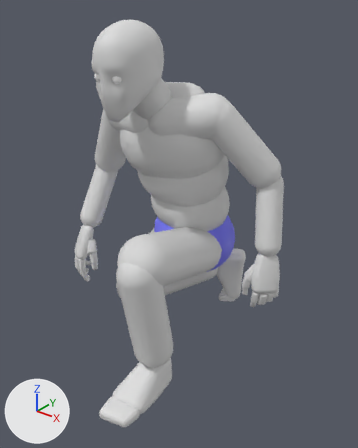
A saved change to the FBX model ContentSources/Blender/ExportedFbx/SkeletalMesh/Als/Anim/A_Als_Masculine_Poses.fbx.
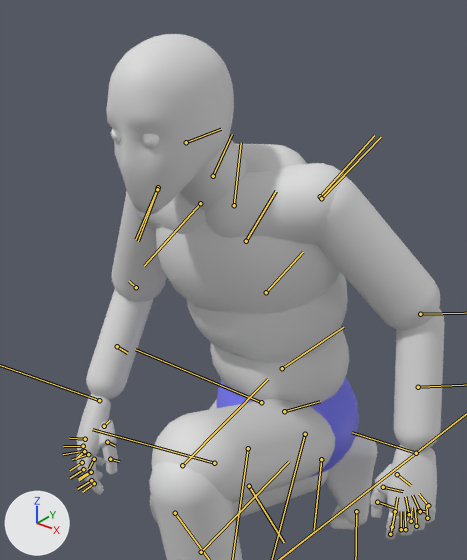
Each version appears first whole from a 50 mm lens placed at (1.067, -1.24, 1.314), pointed at (0.066, 0.01, 0.538), and next in a close-up on the part from 9% to 83% of the width and 0% to 71% of the height. The lights are fixed; the arrows at lower left show +X, +Y and +Z. Both versions are drawn at frame 5 of the action 'Scene'; the numbers are the values there. The bones that bend it are drawn over the model as lines in the close-ups.

Objects in the first close-up: 'SKM_Als'.
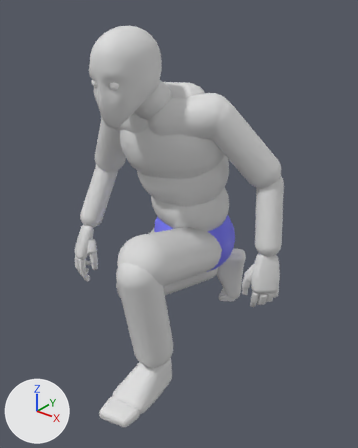
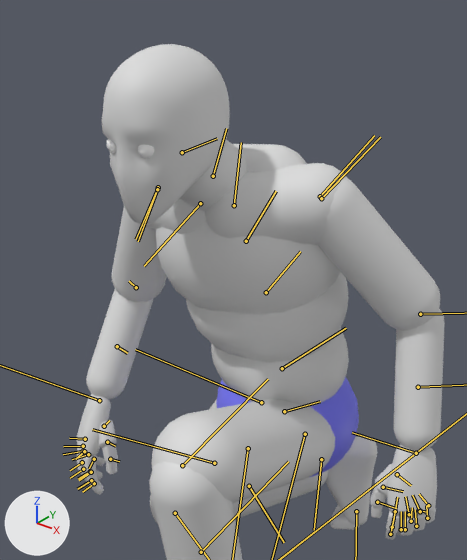
Where the change shows, as pixel boxes (x1, y1, x2, y2) in the close-ups (467 x 560 px):
```json
{"object": "SKM_Als", "change": "posed", "before": [76, 34, 445, 560], "after": [76, 44, 445, 560]}
{"bone": "spine_01", "before": "(282, 368) to (343, 327)", "after": "(282, 368) to (346, 328)"}
{"bone": "spine_02", "before": "(266, 292) to (303, 252)", "after": "(266, 292) to (300, 251)"}
{"bone": "neck_01", "before": "(213, 176) to (232, 134)", "after": "(213, 176) to (226, 128)"}
{"bone": "head", "before": "(186, 142) to (221, 129)", "after": "(182, 152) to (217, 138)"}
```

Edits to the scene script, one JSON object a line:
```json
{"block": "bone_spine_01", "where": "bone_spine_01 = bpy.data.objects['Armature'].pose.bones['spine_01']  # child of 'pelvis'"}
{"op": "set", "path": "bone_spine_01.rotation_quaternion", "old": "(0.984, 0.075, 0.019, -0.163)", "new": "(0.985, 0.053, 0.023, -0.163)", "note": "degrees (8, 4, -19) -> degrees (6, 4, -19)"}
{"block": "bone_spine_02", "where": "bone_spine_02 = bpy.data.objects['Armature'].pose.bones['spine_02']  # child of 'spine_01'"}
{"op": "set", "path": "bone_spine_02.rotation_quaternion", "old": "(0.988, 0.079, 0.002, -0.133)", "new": "(0.983, 0.126, 0.0, -0.133)", "note": "degrees (9, 1, -15) -> degrees (14, 2, -15)"}
{"block": "bone_spine_03", "where": "bone_spine_03 = bpy.data.objects['Armature'].pose.bones['spine_03']  # child of 'spine_02'"}
{"op": "set", "path": "bone_spine_03.rotation_quaternion", "old": "(0.995, 0.076, 0.01, -0.056)", "new": "(0.997, 0.051, 0.009, -0.056)", "note": "degrees (9, 2, -6) -> degrees (6, 1, -6)"}
{"block": "bone_neck_01", "where": "bone_neck_01 = bpy.data.objects['Armature'].pose.bones['neck_01']  # child of 'spine_03'"}
{"op": "set", "path": "bone_neck_01.rotation_quaternion", "old": "(0.996, 0.002, -0.03, 0.082)", "new": "(0.999, 0.002, -0.036, -0.024)", "note": "degrees (0, -3, 9) -> degrees (0, -4, -3)"}
{"block": "bone_head", "where": "bone_head = bpy.data.objects['Armature'].pose.bones['head']  # child of 'neck_01'"}
{"op": "set", "path": "bone_head.rotation_quaternion", "old": "(0.978, -0.048, 0.048, 0.2)", "new": "(0.951, -0.047, 0.047, 0.302)", "note": "degrees (-4, 6, 23) -> degrees (-4, 7, 35)"}
```
